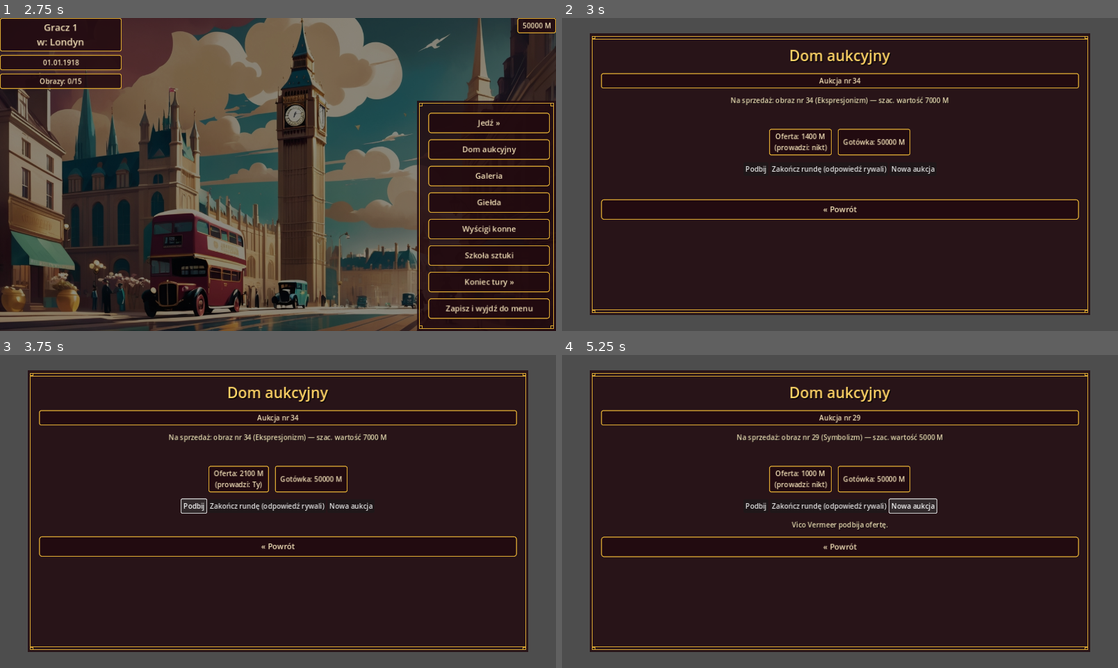
Above: before the commit, frames 1-4 (two rows, left to right).
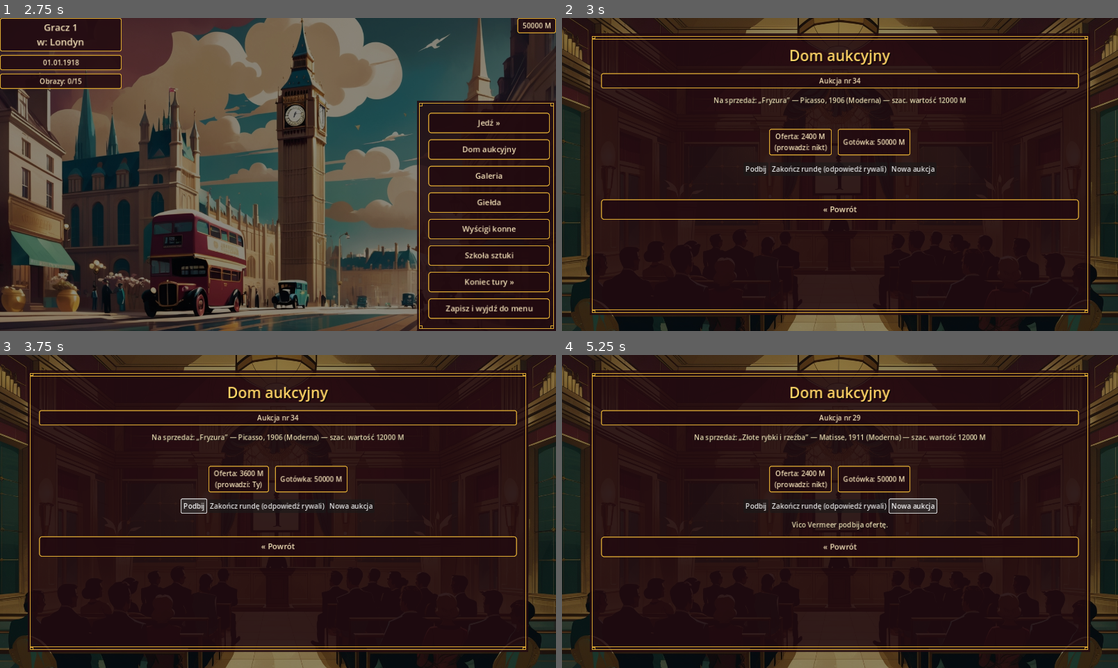
Above: after the commit, the same moments.

Repository: cinekm20/the-forger-retro-tycoon
Game: Godot game, scene res://scenes/main_menu/MainMenu.tscn
Two runs of this game, one before a commit and one after it. Both use one fixed random seed, a clock stepped at 60 frames per second and the inputs below.
Inputs:
- Up to frame 1 (2.75 s): click "1" at 0.5 s; click "Tryb łatwy (15/40 obrazów do …" at 1.25 s; click "Nowa gra" at 2 s
- Up to frame 2 (3 s): click "Dom aukcyjny" at 2.75 s
- Up to frame 3 (3.75 s): click "Podbij" at 3.5 s
- Up to frame 4 (5.25 s): click "Zakończ rundę (odpowiedź rywa…" at 4.25 s; click "Nowa aukcja" at 5 s

Frame 1 is identical in both runs. In frame 2, 20% of the frame differs, in the area x 0-100%, y 0-100%; in frame 3, 20%; in frame 4, 20%.

Commit message:
Podepnij tło aukcji + prawdziwe dane obrazów, usuń zeskanowane karty oryginału
Tło (auction_house.jpg, wgrane przez użytkownika) wpięte w AuctionHouse.gd,
z warstwą TextureRect na skalibrowanym prostokącie czystego płótna na
sztaludze (ułamki współrzędnych, ten sam trik co pozycje pinezek na mapie)
— gotowa pod docelowe 40 obrazów z GRAFIKA_LEONARDO.md §7.

Paintings.CATALOG poprawiony na podstawie prawdziwych opisów z rewersów
kart dołączonych do oryginalnej gry (Ariolasoft 1987) — wcześniejsza wersja
(bloki numerów 1-5/6-10/...) była szacunkiem sprzed dostępu do tych danych
i nie zgadzała się z faktycznym przypisaniem (np. #6 to Vermeer, nie
Rembrandt). Nowy PAINTING_INFO (tytuł/autor/rok/muzeum) pokazywany
graczowi podczas licytacji — same fakty, nie podlegają prawom autorskim.

Zeskanowane fotografie kart (skan realnych obrazów muzealnych, część
wciąż pod ochroną praw autorskich w niektórych krajach, np. Picasso/Braque)
NIE są używane jako grafika w grze — usunięte z repo, tekst z rewersów
przeniesiony do docs/ZRODLA_C64_WIKI.md jako Fragment 5. Grafika obrazów
zostaje naszą własną reinterpretacją stylu (już gotowe prompty), zgodnie
z resztą projektu.

Test run_tests.gd zaktualizowany (obraz nr 6 = kategoria "vermeer", nie
"baroque" — zgodnie z poprawionymi danymi).

Diff:
--- a/game/scenes/auction_house/AuctionHouse.gd
+++ b/game/scenes/auction_house/AuctionHouse.gd
@@ -15,6 +15,13 @@
 var money_label: Label
 var warning_label: Label
 var status_label: Label
+var painting_texture_rect: TextureRect
+
+## Prostokąt czystego płótna na sztaludze w art/backgrounds/auction_house.jpg
+## (1472×832), skalibrowany ręcznie na pikselach — ułamki, nie piksele, żeby
+## nakładka skalowała się razem z tłem niezależnie od rozdzielczości ekranu
+## (ten sam trik co pozycje pinezek w Cities.MAP_POSITION).
+const CANVAS_RECT := Rect2(674.0 / 1472.0, 342.0 / 832.0, 124.0 / 1472.0, 124.0 / 832.0)
 
 
 ## Układ pudełek nawiązuje do oryginału (patrz screeny użytkownika):
@@ -22,6 +29,18 @@
 ## jako zwykła linia, a oferta + gotówka gracza jako dwie skrzynki obok
 ## siebie (tam odpowiednik to "BID BY VICO 75000 M" + nazwisko gracza).
 func _ready() -> void:
+	ScreenHelpers.make_background(self, "res://art/backgrounds/auction_house.jpg")
+
+	painting_texture_rect = TextureRect.new()
+	painting_texture_rect.anchor_left = CANVAS_RECT.position.x
+	painting_texture_rect.anchor_top = CANVAS_RECT.position.y
+	painting_texture_rect.anchor_right = CANVAS_RECT.position.x + CANVAS_RECT.size.x
+	painting_texture_rect.anchor_bottom = CANVAS_RECT.position.y + CANVAS_RECT.size.y
+	painting_texture_rect.expand_mode = TextureRect.EXPAND_IGNORE_SIZE
+	painting_texture_rect.stretch_mode = TextureRect.STRETCH_SCALE
+	painting_texture_rect.mouse_filter = Control.MOUSE_FILTER_IGNORE
+	add_child(painting_texture_rect)
+
 	var root := ScreenHelpers.make_root(self)
 	ScreenHelpers.make_title(root, "Dom aukcyjny")
 	ScreenHelpers.make_turn_indicator(root)
@@ -128,9 +147,21 @@
 
 	var category: String = Paintings.get_category(current_number)
 	var category_name: String = Paintings.CATEGORY_NAMES.get(category, category)
-	painting_label.text = "Na sprzedaż: obraz nr %d (%s) — szac. wartość %.0f M" % [
-		current_number, category_name, Paintings.get_estimated_value(current_number),
-	]
+	var info := Paintings.get_painting_info(current_number)
+	if not info.is_empty():
+		painting_label.text = "Na sprzedaż: „%s” — %s, %s (%s) — szac. wartość %.0f M" % [
+			info["title"], info["artist"], info["year"], category_name, Paintings.get_estimated_value(current_number),
+		]
+	else:
+		painting_label.text = "Na sprzedaż: obraz nr %d (%s) — szac. wartość %.0f M" % [
+			current_number, category_name, Paintings.get_estimated_value(current_number),
+		]
+
+	## Grafika obrazu opcjonalna — dopóki nie wszystkie 40 numerów mają
+	## własny plik (docs/GRAFIKA_LEONARDO.md §7), płótno na sztaludze
+	## zostaje puste zamiast crashować na load() brakującego pliku.
+	var texture_path := Paintings.get_texture_path(current_number)
+	painting_texture_rect.texture = load(texture_path) if ResourceLoader.exists(texture_path) else null
 
 	if current_forgery_warning:
 		warning_label.text = "⚠ Szkoła Sztuki ostrzega: ten numer już masz w kolekcji — to może być podróbka!"
--- a/game/scripts/autoload/Paintings.gd
+++ b/game/scripts/autoload/Paintings.gd
@@ -1,6 +1,8 @@
 extends Node
 ## Katalog 40 obrazów w 8 kategoriach stylistycznych + system autentykacji
-## oparty na numerze katalogowym. Źródło: docs/ZRODLA_C64_WIKI.md.
+## oparty na numerze katalogowym. Źródło: docs/ZRODLA_C64_WIKI.md (w tym
+## prawdziwe tytuły/autorzy/lata/muzea z rewersów oryginalnych kart gry —
+## PAINTING_INFO niżej).
 
 const CATEGORIES := [
 	"vermeer", "baroque", "classicism", "romanticism",
@@ -18,18 +20,76 @@
 	"modern": "Moderna",
 }
 
-## number -> {category, era_note}. Nazwiska malarzy z tabeli źródłowej są tu
-## tylko jako wewnętrzna wskazówka stylu (patrz GRAFIKA_LEONARDO.md pkt. 7 —
-## w promptach do generowania grafik opisujemy styl/epokę, nie nazwisko).
+## number -> kategoria. Zweryfikowane wg prawdziwych opisów z rewersów 40
+## kart obrazów dołączonych do oryginalnej gry (Ariolasoft, patrz
+## docs/ZRODLA_C64_WIKI.md, fragment "Gemäldekarten") — wcześniejsza wersja
+## tego słownika (bloki 1–5/6–10/…) była szacunkiem sprzed dostępu do tych
+## danych i NIE zgadzała się z prawdziwym przypisaniem numerów katalogowych
+## do konkretnych obrazów. Każdy numer przypisany do kategorii wg
+## faktycznego stylu/epoki malarza z karty, zbalansowane do 5 na kategorię.
+## Nazwiska malarzy z tabeli źródłowej służą tylko jako wewnętrzna wskazówka
+## stylu (patrz GRAFIKA_LEONARDO.md pkt. 7 — w promptach do generowania
+## grafik opisujemy styl/epokę, nie nazwisko/nie kopiujemy oryginalnych
+## reprodukcji, część obrazów np. Picassa/Braque'a wciąż podlega prawom
+## autorskim w części krajów).
 const CATALOG := {
-	1: "vermeer", 2: "vermeer", 3: "vermeer", 4: "vermeer", 5: "vermeer",
-	6: "baroque", 7: "baroque", 8: "baroque", 9: "baroque", 10: "baroque",
-	11: "classicism", 12: "classicism", 13: "classicism", 14: "classicism", 15: "classicism",
-	16: "romanticism", 17: "romanticism", 18: "romanticism", 19: "romanticism", 20: "romanticism",
-	21: "impressionism", 22: "impressionism", 23: "impressionism", 24: "impressionism", 25: "impressionism",
-	26: "symbolism", 27: "symbolism", 28: "symbolism", 29: "symbolism", 30: "symbolism",
-	31: "expressionism", 32: "expressionism", 33: "expressionism", 34: "expressionism", 35: "expressionism",
-	36: "modern", 37: "modern", 38: "modern", 39: "modern", 40: "modern",
+	1: "baroque", 2: "baroque", 3: "vermeer", 4: "vermeer", 5: "baroque",
+	6: "vermeer", 7: "impressionism", 8: "impressionism", 9: "vermeer", 10: "vermeer",
+	11: "impressionism", 12: "impressionism", 13: "impressionism", 14: "symbolism", 15: "romanticism",
+	16: "romanticism", 17: "symbolism", 18: "symbolism", 19: "romanticism", 20: "romanticism",
+	21: "symbolism", 22: "symbolism", 23: "romanticism", 24: "classicism", 25: "modern",
+	26: "expressionism", 27: "classicism", 28: "classicism", 29: "modern", 30: "modern",
+	31: "classicism", 32: "classicism", 33: "expressionism", 34: "modern", 35: "baroque",
+	36: "baroque", 37: "expressionism", 38: "expressionism", 39: "expressionism", 40: "modern",
+}
+
+## number -> {title, artist, year, museum}. Prawdziwe dane z rewersów kart
+## (docs/ZRODLA_C64_WIKI.md) — pokazywane graczowi jako oprawa tematyczna
+## podczas licytacji (AuctionHouse.gd). Same fakty (tytuł/autor/rok/muzeum)
+## nie podlegają prawom autorskim, w odróżnieniu od reprodukcji samego
+## obrazu — dlatego GRAFIKA jest naszą własną reinterpretacją stylu
+## (GRAFIKA_LEONARDO.md §7), a nie zeskanowaną kartą.
+const PAINTING_INFO := {
+	1: {"title": "Salwa armatnia", "artist": "Willem van de Velde", "year": "ok. 1670", "museum": "Amsterdam, Rijksmuseum"},
+	2: {"title": "Porwanie córek Leukipposa", "artist": "Rubens", "year": "ok. 1619", "museum": "Monachium, Alte Pinakothek"},
+	3: {"title": "Pracownia malarska", "artist": "Vermeer", "year": "1666", "museum": "Wiedeń, Kunsthistorisches Museum"},
+	4: {"title": "Koronczarka", "artist": "Vermeer", "year": "1665", "museum": "Paryż, Luwr"},
+	5: {"title": "Starzec w fotelu", "artist": "Rembrandt", "year": "1652", "museum": "Londyn, National Gallery"},
+	6: {"title": "Czytająca list kobieta w błękicie", "artist": "Vermeer", "year": "1662–1663", "museum": "Amsterdam, Rijksmuseum"},
+	7: {"title": "Wanna", "artist": "Degas", "year": "1886", "museum": "Paryż, Luwr"},
+	8: {"title": "Portret malarza Waltera Leistikowa", "artist": "Corinth", "year": "1900", "museum": "Berlin, Muzea Państwowe"},
+	9: {"title": "Astronom", "artist": "Vermeer", "year": "1668", "museum": "Paryż, kolekcja prywatna"},
+	10: {"title": "Dziewczyna z perłą", "artist": "Vermeer", "year": "1665", "museum": "Haga, Mauritshuis"},
+	11: {"title": "Gabrielle w rozpiętej bluzce", "artist": "Renoir", "year": "ok. 1907", "museum": "Paryż, kolekcja Durand-Ruel"},
+	12: {"title": "Klify pod Pourville", "artist": "Monet", "year": "1882", "museum": "kolekcja prywatna"},
+	13: {"title": "Grający w karty", "artist": "Cézanne", "year": "1890–1892", "museum": "Paryż, Luwr"},
+	14: {"title": "Symfonia w bieli", "artist": "Whistler", "year": "1864", "museum": "Londyn, Tate Gallery"},
+	15: {"title": "Morze lodu (Rozbite nadzieje)", "artist": "Friedrich", "year": "1823–1824", "museum": "Hamburg, Kunsthalle"},
+	16: {"title": "Latarnia morska w Harwich", "artist": "Constable", "year": "ok. 1820", "museum": "Londyn, Tate Gallery"},
+	17: {"title": "Kobieta jedząca ostrygi", "artist": "Ensor", "year": "1882", "museum": "Antwerpia, Musée des Beaux-Arts"},
+	18: {"title": "Portret Emilie Flöge", "artist": "Klimt", "year": "1902", "museum": "Wiedeń, Muzeum Historyczne Miasta Wiednia"},
+	19: {"title": "Pożar Izb Parlamentu w Londynie, 16 października 1834", "artist": "Turner", "year": "1835", "museum": "Cleveland Museum of Art"},
+	20: {"title": "Grecja na ruinach Missolungi", "artist": "Delacroix", "year": "ok. 1826–1827", "museum": "Bordeaux, Musée des Beaux-Arts"},
+	21: {"title": "Tryton i Nereida", "artist": "Böcklin", "year": "1895", "museum": "Florencja, Villa Roma"},
+	22: {"title": "Zamykam się w sobie", "artist": "Khnopff", "year": "1891", "museum": "Monachium, Neue Pinakothek"},
+	23: {"title": "Autoportret", "artist": "Runge", "year": "1802", "museum": "Hamburg, Kunsthalle"},
+	24: {"title": "Dziedziniec zamku Warwick", "artist": "Canaletto", "year": "1751", "museum": "Warwick, kolekcja Księcia Warwick"},
+	25: {"title": "Dwie Tahitanki", "artist": "Gauguin", "year": "1899", "museum": "Nowy Jork, Metropolitan Museum of Art"},
+	26: {"title": "Zwodzony most", "artist": "Van Gogh", "year": "1888", "museum": "Kolonia, Wallraf-Richartz-Museum"},
+	27: {"title": "Autoportret", "artist": "Chardin", "year": "1775", "museum": "Paryż, Luwr"},
+	28: {"title": "Kąpiąca się z Valpinçon", "artist": "Ingres", "year": "1808", "museum": "Paryż, Luwr"},
+	29: {"title": "Złote rybki i rzeźba", "artist": "Matisse", "year": "1911", "museum": "Nowy Jork, MoMA"},
+	30: {"title": "Tancerka", "artist": "Derain", "year": "1906", "museum": "Kopenhaga, Statens Museum for Kunst"},
+	31: {"title": "Skruszony święty Piotr", "artist": "Goya", "year": "1823–1825", "museum": "Waszyngton, The Phillips Collection"},
+	32: {"title": "Śmierć Marata", "artist": "David", "year": "1793", "museum": "Bruksela, Musées royaux des Beaux-Arts"},
+	33: {"title": "Madonna", "artist": "Munch", "year": "1893–1894", "museum": "Oslo, Munch Museet"},
+	34: {"title": "Fryzura", "artist": "Picasso", "year": "1906", "museum": "Nowy Jork, Metropolitan Museum of Art"},
+	35: {"title": "Żniwa", "artist": "Brueghel", "year": "1565", "museum": "Nowy Jork, Metropolitan Museum"},
+	36: {"title": "Młodzieniec trzymający czaszkę", "artist": "Hals", "year": "ok. 1626", "museum": "Londyn, National Gallery"},
+	37: {"title": "Kościół wiejski", "artist": "Kandinsky", "year": "1908", "museum": "Wuppertal, Von der Heydt-Museum"},
+	38: {"title": "Koń w krajobrazie", "artist": "Marc", "year": "1910", "museum": "Essen, Museum Folkwang"},
+	39: {"title": "Targ w Tunisie", "artist": "Macke", "year": "1914", "museum": "Bielefeld, Kunsthalle"},
+	40: {"title": "Wiadukt w L'Estaque", "artist": "Braque", "year": "1908", "museum": "kolekcja prywatna"},
 }
 
 ## Szacunkowa wartość bazowa wg kategorii — nasza własna wycena do
@@ -106,6 +166,12 @@
 	return CATALOG.get(number, "")
 
 
+## Tytuł/autor/rok/muzeum obrazu nr `number` (patrz PAINTING_INFO wyżej) —
+## pusty słownik, jeśli numer spoza katalogu.
+func get_painting_info(number: int) -> Dictionary:
+	return PAINTING_INFO.get(number, {})
+
+
 ## Ścieżka do grafiki obrazu nr `number` (docs/GRAFIKA_LEONARDO.md §7) —
 ## AuctionHouse.gd/Gallery.gd nakładają ją jako osobną warstwę na puste
 ## płótno na sztaludze w tle, więc nazwa pliku musi się zgadzać co do joty
--- a/game/tests/run_tests.gd
+++ b/game/tests/run_tests.gd
@@ -132,7 +132,7 @@
 	Paintings.catalogue(6)
 	_assert(Paintings.owned_count() == 1, "po katalogowaniu: 1 obraz w kolekcji")
 	_assert(Paintings.is_forgery_by_duplicate(6), "próba zdobycia drugiego obrazu nr 6 = wykryta fałszywka")
-	_assert(Paintings.get_category(6) == "baroque", "obraz nr 6 należy do kategorii 'baroque' (docs/ZRODLA_C64_WIKI.md)")
+	_assert(Paintings.get_category(6) == "vermeer", "obraz nr 6 należy do kategorii 'vermeer' (docs/ZRODLA_C64_WIKI.md)")
 
 
 func _test_win_threshold_easy_mode() -> void:
Binary file removed: game/art/paintings/Vermeer_(Ariolasoft)_Gemaelde_01-12.jpg
Binary file removed: game/art/paintings/Vermeer_(Ariolasoft)_Gemaelde_13-24.jpg
Binary file removed: game/art/paintings/Vermeer_(Ariolasoft)_Gemaelde_25-36.jpg
Binary file removed: game/art/paintings/Vermeer_(Ariolasoft)_Gemaelde_37-40.jpg
Not shown, removed: game/art/paintings/Vermeer_(Ariolasoft)_Gemaeldekarten.txt
Not shown, changed: docs/ZRODLA_C64_WIKI.md
